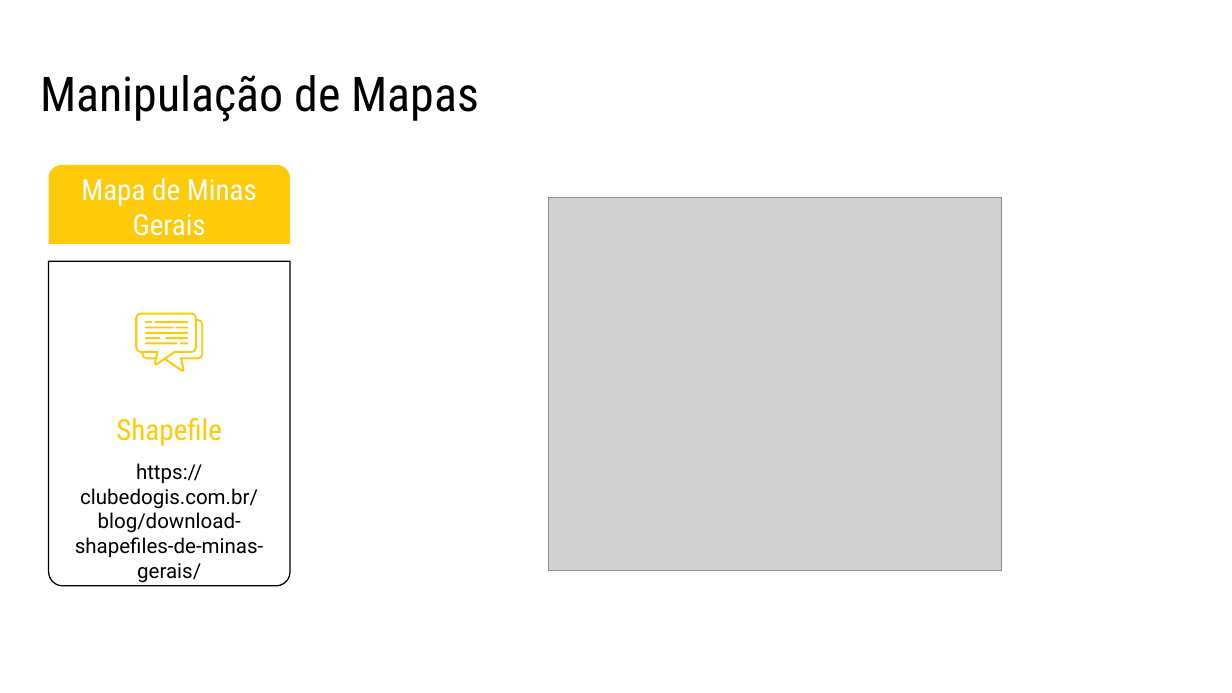
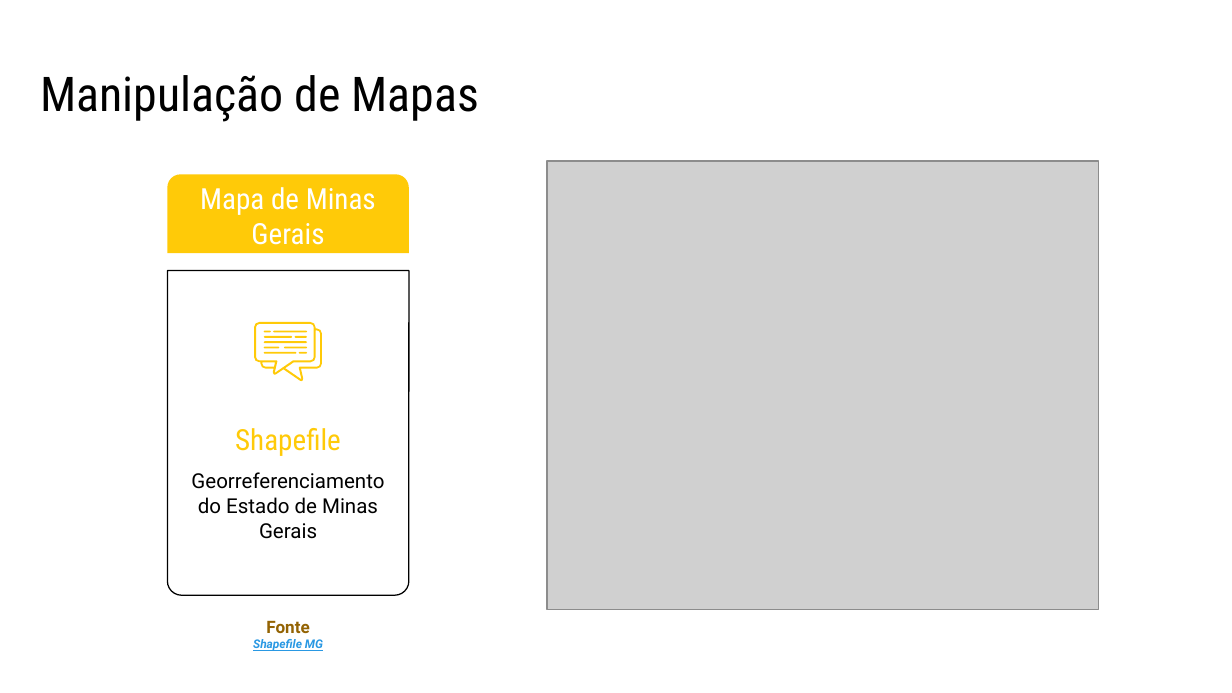
Before and after one commit to afazevedo/RadiantForecast, a slide deck: slide 9 of docs/presentation.pptx. Drawn at 1232x693 pixels with LibreOffice and Linux fonts; fonts in the diff are those of the drawing; grey boxes stand for pictures. Boxes give left, top, right and bottom in pixels: in the first picture for what was removed or moved away, otherwise in the second. Text is boxed around its words. In the diff, an @@ line names an element or a change of style, - is before the commit and + after.

```diff
--- a/docs/presentation.pptx
+++ b/docs/presentation.pptx
@@ picture: place and size @@
-picture at [548, 197, 1002, 570]
+picture at [547, 161, 1099, 610]
@@ 10 freeform shapes, 2 round same rects, 1 text: place and size @@
-10 freeform shapes, 2 round same rects, 1 text at [48, 165, 290, 585]
+10 freeform shapes, 2 round same rects, 1 text at [168, 174, 409, 595]
@@ text at [191, 472, 384, 539]: text changed @@
-https://clubedogis.com.br/blog/download-shapefiles-de-minas-gerais/
+Georreferenciamento do Estado de Minas Gerais
@@ text added at [253, 620, 323, 651], 7 pt, text #2998E3, bold, italic, underline @@
+Fonte
+Shapefile MG
```
Also in this commit, not shown: 18 other slides changed, 3 slides added, 3 slides removed, 4 other files.
